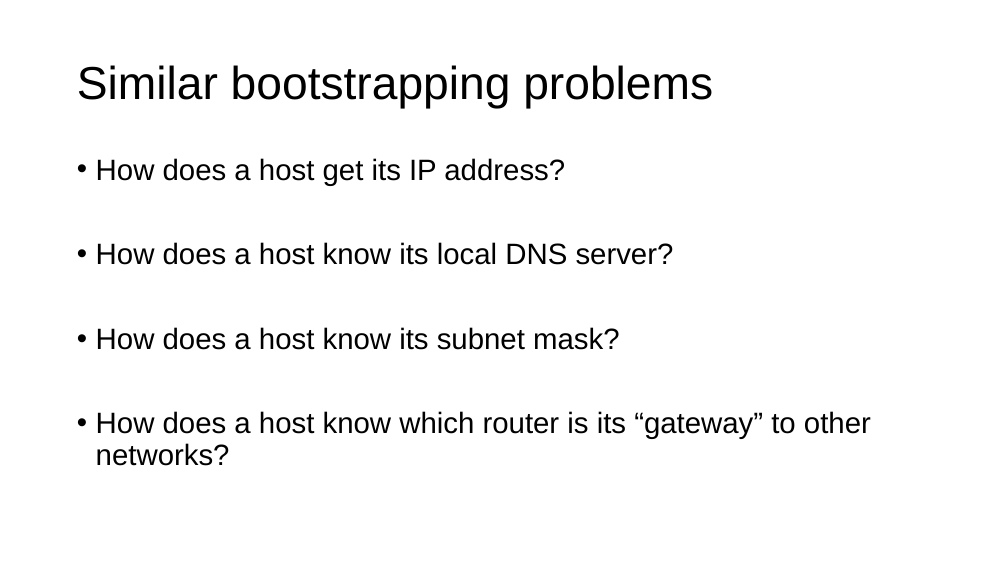
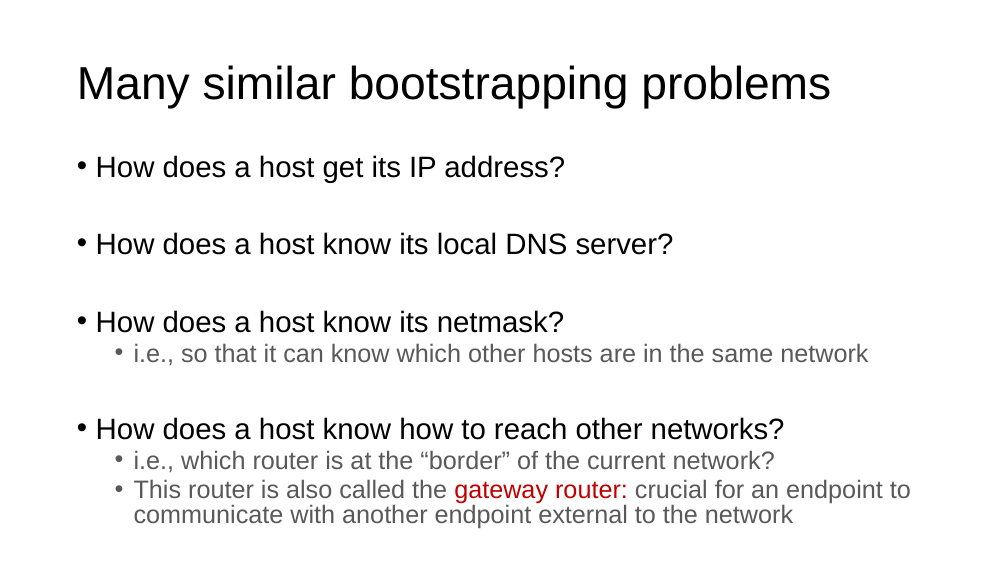
Before and after one commit to ngsrinivas/coursegen, a slide deck: slide 12 of ex/352-S21/staging/352-S21/lectures/network-protocols-1.pptx (slide 10 before the commit). Drawn at 1008x567 pixels with LibreOffice and Linux fonts; fonts in the diff are those of the drawing. Boxes give left, top, right and bottom in pixels: in the first picture for what was removed or moved away, otherwise in the second. Text is boxed around its words. In the diff, an @@ line names an element or a change of style, - is before the commit and + after.

```diff
--- a/ex/352-S21/staging/352-S21/lectures/network-protocols-1.pptx
+++ b/ex/352-S21/staging/352-S21/lectures/network-protocols-1.pptx
@@ title at <box>77,65,831,109</box>: text changed @@
-Similar bootstrapping problems
+Many similar bootstrapping problems
@@ text at <box>96,155,674,255</box>: line spacing 0.9 to 0.8 @@
@@ text at <box>96,310,911,528</box>: text changed; size 28 to 24 pt; text colour #000000 to #595959 @@
-• How does a host know its subnet mask?
-• How does a host know which router is its “gateway” to other networks?
+• How does a host know its netmask?
+  • i.e., so that it can know which other hosts are in the same network
+• How does a host know how to reach other networks?
+  • i.e., which router is at the “border” of the current network?
+  • This router is also called the gateway router: crucial for an endpoint to communicate with another endpoint external to the network
```
Also in this commit, not shown: 16 other slides changed, 9 slides added, 9 slides removed, 1 other file.
